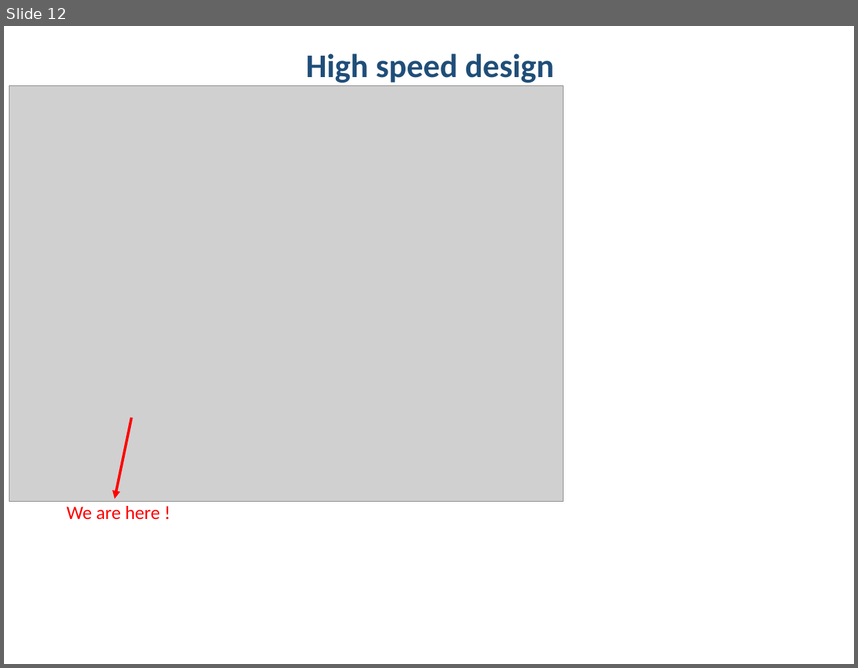
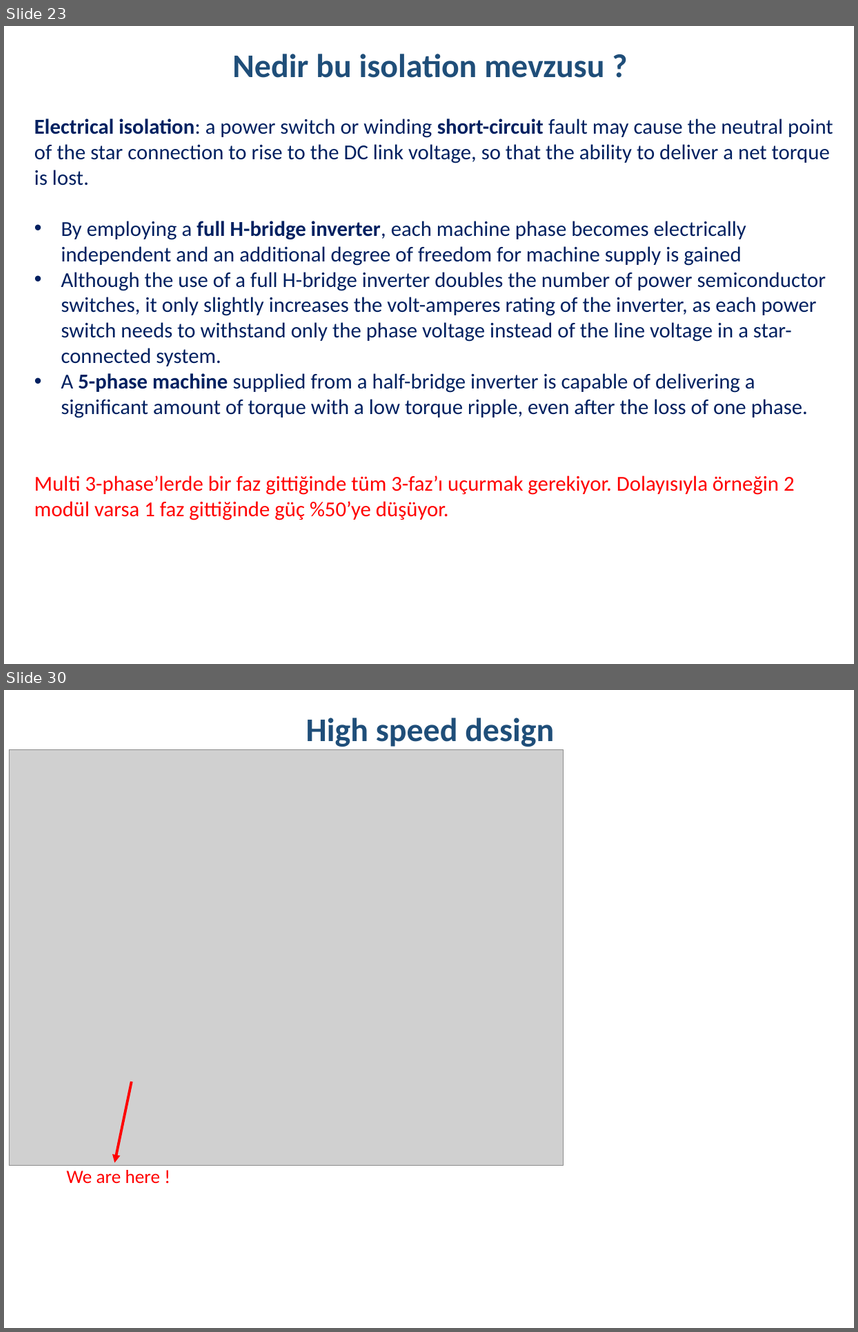
Before and after one commit to hakanpolat/IMMD, a slide deck: Literature/immd_ver2_research.pptx. Shown one above the other, each under a label of ours: slide 12 before the commit, slides 23 and 30 after it; the slides between them are not shown. The pictures are 858x668 and 858x1332 pixels, drawn with LibreOffice and Linux fonts; fonts in the diff are those of the drawing; grey boxes stand for pictures. Boxes give left, top, right and bottom in pixels: in the first picture for what was removed or moved away, otherwise in the second. Text is boxed around its words. In the diff, an @@ line names an element or a change of style, - is before the commit and + after.

Commit message:
Fault tolerant drives üzerine.

```diff
--- a/Literature/immd_ver2_research.pptx
+++ b/Literature/immd_ver2_research.pptx
@@ slide 23 added at [4,26,854,664], background #FFFFFF @@
@@ text added at [232,54,604,78], 28 pt, text #1F4E79, bold @@
+Nedir bu isolation mevzusu ?
@@ text added at [34,118,833,520], 18 pt, text #002060 @@
+Electrical isolation: a power switch or winding short-circuit fault may cause the neutral point of the star connection to rise to the DC link voltage, so that the ability to deliver a net torque is lost.
+• By employing a full H-bridge inverter, each machine phase becomes electrically independent and an additional degree of freedom for machine supply is gained
+• Although the use of a full H-bridge inverter doubles the number of power semiconductor switches, it only slightly increases the volt-amperes rating of the inverter, as each power switch needs to withstand only the phase voltage instead of the line voltage in a star-connected system.
+• A 5-phase machine supplied from a half-bridge inverter is capable of delivering a significant amount of torque with a low torque ripple, even after the loss of one phase.
+Multi 3-phase’lerde bir faz gittiğinde tüm 3-faz’ı uçurmak gerekiyor. Dolayısıyla örneğin 2 modül varsa 1 faz gittiğinde güç %50’ye düşüyor.
@@ what was slide 12 is now slide 30 @@
```
Also in this commit, not shown: 13 slides changed, 20 other slides added, 2 slides removed, 4 other files.
